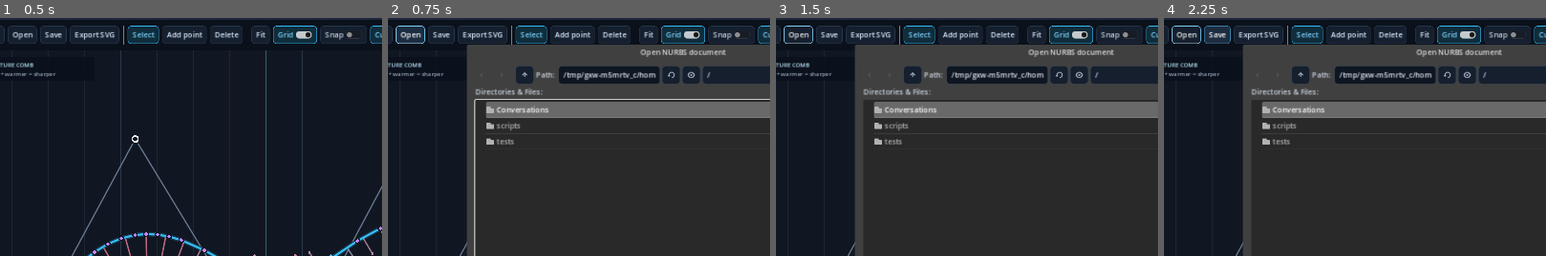
Above: before the commit, frames 1-4 (left to right).
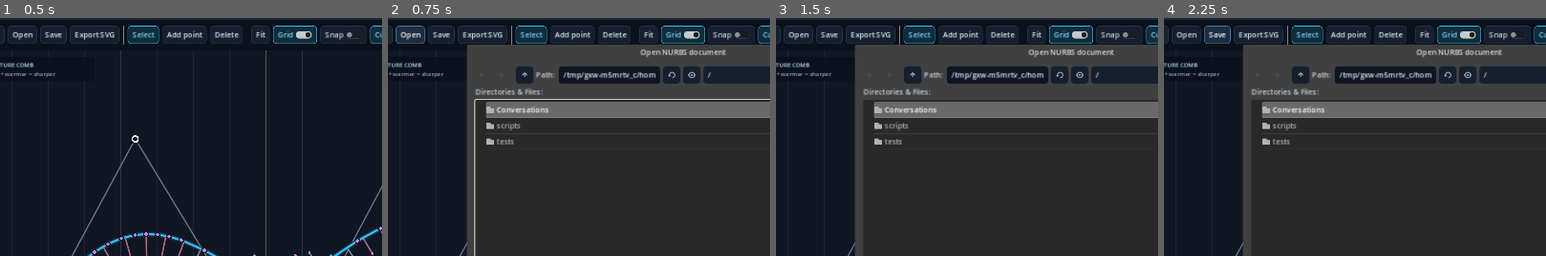
Above: after the commit, the same moments.

Repository: kvu787/CurveModeler
Game: Godot game, scene res://main.tscn
Two runs of this game, one before a commit and one after it. Both use one fixed random seed, a clock stepped at 60 frames per second and the inputs below.
Inputs (mouse positions are % of the whole screen's width and height, from its top left):
- Up to frame 1 (0.5 s): no input
- Up to frame 2 (0.75 s): click "Open" at 0.5 s
- Up to frame 3 (1.5 s): click (33, 62) at 1.27 s; type "12" at 1.35 s
- Up to frame 4 (2.25 s): click "Save" at 2 s
The pictures show only the part of the screen within x 4-54%, y 6-56%; the shares and areas given below are measured in that part.

Frame 1 is identical in both runs. In frame 2, 0.2% of the frame differs, in the area x 2-85%, y 3-27%; in frame 3, 0.2%; in frame 4, 0.2%.

Commit message:
Remove keyboard shortcut functionality

Diff:
--- a/scripts/main.gd
+++ b/scripts/main.gd
@@ -33,7 +33,24 @@
 
 func _finish_startup() -> void:
 	canvas.fit_curve()
-	canvas.grab_focus()
+
+
+func _input(event: InputEvent) -> void:
+	if event is InputEventKey and not _is_value_entry_key(event):
+		get_viewport().set_input_as_handled()
+
+
+func _is_value_entry_key(event: InputEventKey) -> bool:
+	var focused_control := get_viewport().gui_get_focus_owner()
+	if not (focused_control is LineEdit or focused_control is TextEdit):
+		return false
+	if event.alt_pressed or event.meta_pressed:
+		return false
+	if event.ctrl_pressed:
+		return event.keycode in [KEY_A, KEY_C, KEY_V, KEY_X, KEY_Y, KEY_Z, KEY_BACKSPACE, KEY_DELETE, KEY_LEFT, KEY_RIGHT, KEY_HOME, KEY_END]
+	if event.unicode >= 32:
+		return true
+	return event.keycode in [KEY_BACKSPACE, KEY_DELETE, KEY_INSERT, KEY_LEFT, KEY_RIGHT, KEY_UP, KEY_DOWN, KEY_HOME, KEY_END]
 
 
 func _build_theme() -> void:
@@ -157,36 +174,40 @@
 	var row := HBoxContainer.new()
 	row.add_theme_constant_override("separation", 6)
 	margin.add_child(row)
-	row.add_child(_button("New", _new_document, "Ctrl+N"))
-	row.add_child(_button("Open", _show_open_dialog, "Ctrl+O"))
-	row.add_child(_button("Save", _save_document, "Ctrl+S"))
-	row.add_child(_button("Export SVG", _show_export_dialog, "Ctrl+E"))
+	row.add_child(_button("New", _new_document))
+	row.add_child(_button("Open", _show_open_dialog))
+	row.add_child(_button("Save", _save_document))
+	row.add_child(_button("Export SVG", _show_export_dialog))
 	row.add_child(VSeparator.new())
 
 	var group := ButtonGroup.new()
-	for definition in [["Select", NurbsCanvas.ToolMode.SELECT, "V"], ["Add point", NurbsCanvas.ToolMode.ADD, "A"], ["Delete", NurbsCanvas.ToolMode.DELETE, "X"]]:
+	for definition in [["Select", NurbsCanvas.ToolMode.SELECT], ["Add point", NurbsCanvas.ToolMode.ADD], ["Delete", NurbsCanvas.ToolMode.DELETE]]:
 		var button := Button.new()
 		button.text = definition[0]
+		button.focus_mode = Control.FOCUS_NONE
 		button.toggle_mode = true
 		button.button_group = group
-		button.tooltip_text = "%s tool  [%s]" % [definition[0], definition[2]]
+		button.tooltip_text = "%s tool" % definition[0]
 		button.pressed.connect(_set_tool.bind(definition[1]))
 		tool_buttons.append(button)
 		row.add_child(button)
 	tool_buttons[0].button_pressed = true
 	row.add_child(VSeparator.new())
-	row.add_child(_button("Fit", _fit_view, "F"))
+	row.add_child(_button("Fit", _fit_view))
 	var grid_toggle := CheckButton.new()
 	grid_toggle.text = "Grid"
+	grid_toggle.focus_mode = Control.FOCUS_NONE
 	grid_toggle.button_pressed = true
 	grid_toggle.toggled.connect(_toggle_grid)
 	row.add_child(grid_toggle)
 	var snap_toggle := CheckButton.new()
 	snap_toggle.text = "Snap"
+	snap_toggle.focus_mode = Control.FOCUS_NONE
 	snap_toggle.toggled.connect(_toggle_snap)
 	row.add_child(snap_toggle)
 	var curvature_toggle := CheckButton.new()
 	curvature_toggle.text = "Curvature"
+	curvature_toggle.focus_mode = Control.FOCUS_NONE
 	curvature_toggle.button_pressed = true
 	curvature_toggle.tooltip_text = "Show curvature spikes; longer and warmer means a sharper bend"
 	curvature_toggle.toggled.connect(_toggle_curvature)
@@ -234,7 +255,6 @@
 	knot_edit = LineEdit.new()
 	knot_edit.placeholder_text = "0, 0, 0, 1, 1, 1"
 	knot_edit.tooltip_text = "A nondecreasing list with point count + degree + 1 values"
-	knot_edit.text_submitted.connect(_apply_knots.unbind(1))
 	column.add_child(knot_edit)
 	var knot_actions := HBoxContainer.new()
 	knot_actions.add_child(_button("Apply knots", _apply_knots))
@@ -263,7 +283,7 @@
 		spin.value_changed.connect(_on_point_field_changed)
 		point_fields.append(spin)
 		column.add_child(spin)
-	column.add_child(_button("Remove selected point", _delete_selected, "Delete"))
+	column.add_child(_button("Remove selected point", _delete_selected))
 	var spacer := Control.new()
 	spacer.size_flags_vertical = Control.SIZE_EXPAND_FILL
 	column.add_child(spacer)
@@ -291,10 +311,10 @@
 	add_child(export_dialog)
 
 
-func _button(text_value: String, action: Callable, tooltip := "") -> Button:
+func _button(text_value: String, action: Callable) -> Button:
 	var button := Button.new()
 	button.text = text_value
-	button.tooltip_text = tooltip
+	button.focus_mode = Control.FOCUS_NONE
 	button.pressed.connect(action)
 	return button
 
@@ -533,26 +553,3 @@
 func _update_window_title() -> void:
 	var document_name := "Untitled" if current_path.is_empty() else current_path.get_file()
 	get_window().title = "%s%s — %s" % ["*" if dirty else "", document_name, APP_TITLE]
-
-
-func _unhandled_key_input(event: InputEvent) -> void:
-	if not event.pressed or event.echo:
-		return
-	if event.ctrl_pressed:
-		match event.keycode:
-			KEY_N: _new_document()
-			KEY_O: _show_open_dialog()
-			KEY_S: _save_document()
-			KEY_E: _show_export_dialog()
-		return
-	match event.keycode:
-		KEY_V: _activate_tool(NurbsCanvas.ToolMode.SELECT)
-		KEY_A: _activate_tool(NurbsCanvas.ToolMode.ADD)
-		KEY_X: _activate_tool(NurbsCanvas.ToolMode.DELETE)
-		KEY_F: _fit_view()
-		KEY_DELETE, KEY_BACKSPACE: _delete_selected()
-
-
-func _activate_tool(mode: NurbsCanvas.ToolMode) -> void:
-	tool_buttons[mode].button_pressed = true
-	_set_tool(mode)
--- a/scripts/nurbs_canvas.gd
+++ b/scripts/nurbs_canvas.gd
@@ -44,7 +44,7 @@
 func _ready() -> void:
 	mouse_default_cursor_shape = Control.CURSOR_CROSS
 	clip_contents = true
-	focus_mode = Control.FOCUS_ALL
+	focus_mode = Control.FOCUS_NONE
 	resized.connect(queue_redraw)
 
 
@@ -314,7 +314,6 @@
 	if event.button_index != MOUSE_BUTTON_LEFT:
 		return
 	if event.pressed:
-		grab_focus()
 		var point_index := _point_at(event.position)
 		match tool_mode:
 			ToolMode.SELECT:
--- a/tests/test_app_smoke.gd
+++ b/tests/test_app_smoke.gd
@@ -18,6 +18,21 @@
 	_expect(app.canvas.curve == app.curve, "Canvas must display the active document")
 	_expect(app.canvas.show_curvature, "Curvature visualization must be visible by default")
 	_expect(app.canvas.tessellation_vertex_count == 32, "Adaptive tessellation must have a useful default vertex count")
+	_expect(app.canvas.focus_mode == Control.FOCUS_NONE, "The canvas must not accept keyboard focus")
+	for button in app.tool_buttons:
+		_expect(button.focus_mode == Control.FOCUS_NONE, "Tool buttons must be mouse-only")
+	var key_event := InputEventKey.new()
+	key_event.keycode = KEY_N
+	key_event.ctrl_pressed = true
+	_expect(not app._is_value_entry_key(key_event), "Application shortcuts must be blocked")
+	app.knot_edit.grab_focus()
+	await process_frame
+	key_event.ctrl_pressed = false
+	key_event.unicode = 110
+	_expect(app._is_value_entry_key(key_event), "Typing must remain available in value fields")
+	key_event.keycode = KEY_ENTER
+	key_event.unicode = 0
+	_expect(not app._is_value_entry_key(key_event), "Value fields must not turn Enter into an application action")
 	app.tessellation_spin.value = 11
 	_expect(app.canvas.tessellation_vertex_count == 11, "The inspector must update the tessellation vertex count")
 	_expect(app.canvas.get_tessellation_points().size() == 11, "The canvas must display exactly the requested tessellation vertices")
Not shown, changed: README.md
